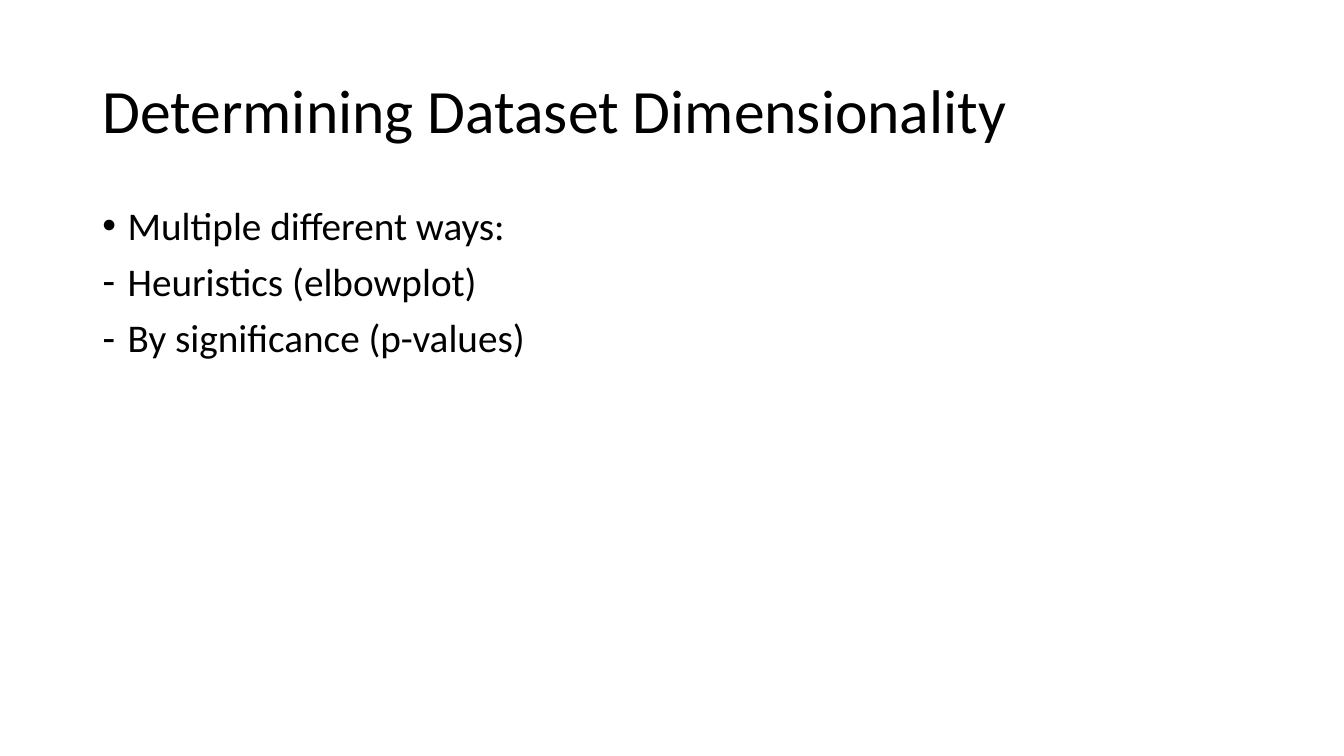
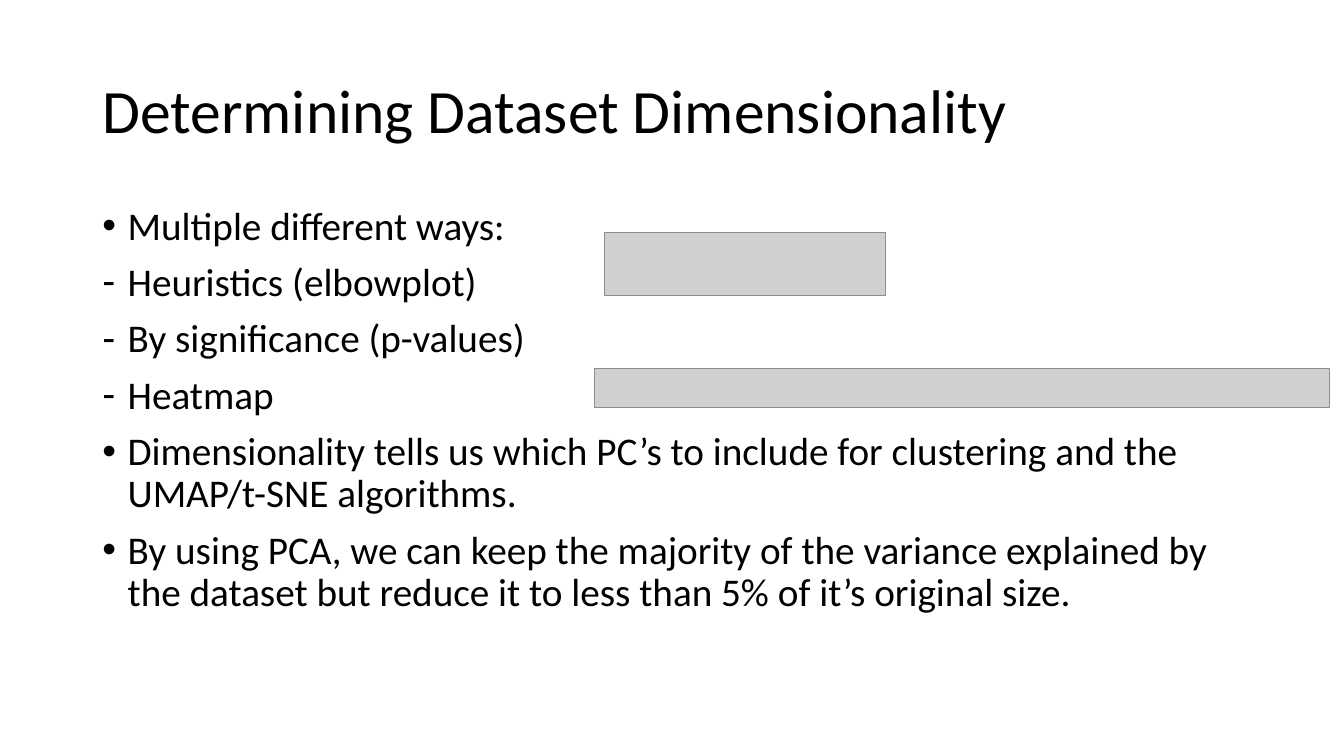
Before and after one commit to AnsgarJordan/scRNAseq, a slide deck: slide 12 of dataPipelineProcess.pptx (slide 11 before the commit). Drawn at 1344x756 pixels with LibreOffice and Linux fonts; fonts in the diff are those of the drawing; grey boxes stand for pictures. Boxes give left, top, right and bottom in pixels: in the first picture for what was removed or moved away, otherwise in the second. Text is boxed around its words. In the diff, an @@ line names an element or a change of style, - is before the commit and + after.

```diff
--- a/dataPipelineProcess.pptx
+++ b/dataPipelineProcess.pptx
@@ picture added at bbox=[605, 232, 886, 295] @@
@@ text at bbox=[128, 384, 1207, 613]: paragraphs added @@
+– Heatmap
+• Dimensionality tells us which PC’s to include for clustering and the UMAP/t-SNE algorithms.
+• By using PCA, we can keep the majority of the variance explained by the dataset but reduce it to less than 5% of it’s original size.
@@ picture added at bbox=[595, 368, 1330, 407] @@
```
Also in this commit, not shown: 3 other slides changed, 7 slides added, 2 other files.
